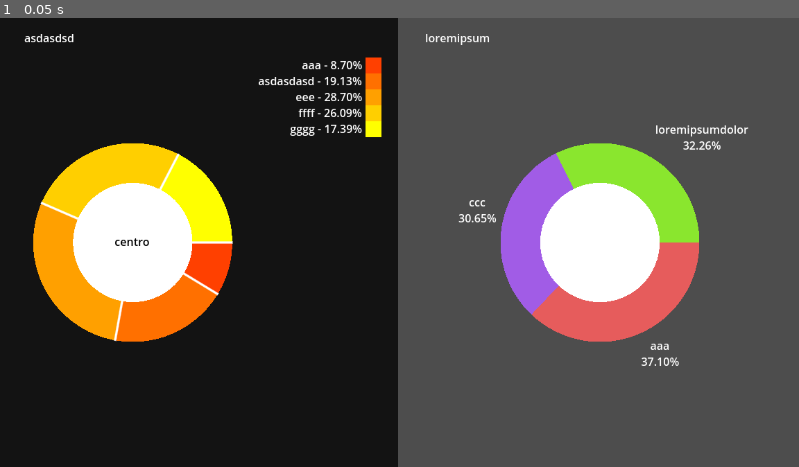
Above: before the commit, frame 1.
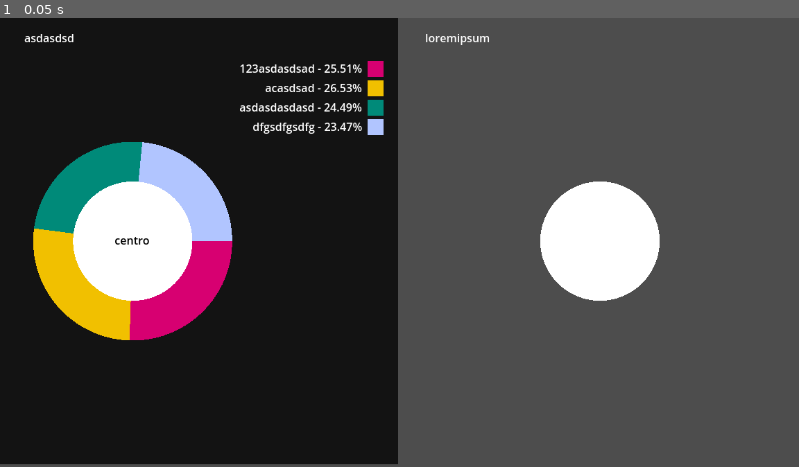
Above: after the commit, the same moment.

Repository: GabrielRMCorrea/Godot-PieChart
Game: Godot game, scene res://main.tscn
Two runs of this game, one before a commit and one after it. Both use one fixed random seed, a clock stepped at 60 frames per second and the inputs below. This scene is started directly instead of the project's main scene.
Inputs:
- Up to frame 1 (0.05 s): no input

The runs differ from the first frame. In frame 1, 13% of the frame differs, in the area x 0-94%, y 8-100%.

Commit message:
FormatingVariables

Diff:
--- a/main.tscn
+++ b/main.tscn
@@ -31,18 +31,16 @@
 layout_mode = 1
 size_flags_horizontal = 3
 size_flags_vertical = 3
-Values = Dictionary[String, float]({
-"aaa": 10.0,
-"asdasdasd": 22.0,
-"eee": 33.0,
-"ffff": 30.0,
-"gggg": 20.0
+Elements = Dictionary[String, float]({
+"123asdasdsad": 25.0,
+"acasdsad": 26.0,
+"asdasdasdasd": 24.0,
+"dfgsdfgsdfg": 23.0
 })
 Title = "asdasdsd"
 LegendStyle = 2
 CenterText = "centro"
-SeparationLines = true
-ColorScale = 2
+ColorScale = 1
 CustomScale = Array[Color]([Color(0, 0, 1, 1), Color(0, 1, 0, 1), Color(1, 0, 0, 1)])
 ScaleGradient = SubResource("Gradient_ig7tw")
 
@@ -50,10 +48,8 @@
 layout_mode = 2
 size_flags_horizontal = 3
 size_flags_vertical = 3
-Values = Dictionary[String, float]({
-"aaa": 23.0,
-"ccc": 19.0,
-"loremipsumdolor": 20.0
-})
 Title = "loremipsum"
 LegendStyle = 1
+
+[node name="Panel" type="Panel" parent="."]
+layout_mode = 2
--- a/pie_chart.gd
+++ b/pie_chart.gd
@@ -2,8 +2,8 @@
 extends Control
 
 enum ColorScaleOptions {
-	HSV,
-	HSL,
+	Preset_1,
+	Preset_2,
 	Gradient_,
 	Custom,
 }
@@ -12,19 +12,24 @@
 	DirectLabel,
 	SeparatedLabel
 }
-@export var Values : Dictionary[String,float]
+@export var Elements : Dictionary[String,float]
 @export var Title : String
 @export var LegendStyle : LegendStyleOptions = LegendStyleOptions.DirectLine
-@export var CenterCircle : bool = true
-@export var CenterText : String
-@export var CenterProportion : float = 60
+@export var DoughnutShape : bool = true
+@export var CenterText : String #if DoughnutShape
+@export var CenterProportion : float = 60 #if DoughnutShape
 @export var SeparationLines : bool = false
-@export var ColorScale : ColorScaleOptions = ColorScaleOptions.HSV
-@export var CustomScale : Array[Color]
-@export var ScaleGradient : Gradient
-@export var TextColor : Color = Color.WHITE
+@export var ColorScale : ColorScaleOptions = ColorScaleOptions.Preset_1
+@export var CustomScale : Array[Color] #if ColorScale = Custom
+@export var ScaleGradient : Gradient #if ColorScale = Gradient
+@export_group("Style Properties")
+@export var TitleTextColor : Color = Color.WHITE
+@export var TitleFontSize : int = 16
+@export var ElementsTextColor : Color = Color.WHITE
+@export var ElementsFontSize : int = 16
 @export var CenterColor : Color = Color.WHITE
 @export var CenterTextColor : Color = Color.BLACK
+@export var CenterTextFontSize : int = 16
 @export var LineColor : Color = Color.WHITE
 
 func draw_circle_arc_poly(center, radius, angle_from, angle_to, color):
@@ -41,17 +46,18 @@
 	var center = Vector2(size.x/(3 if LegendStyle == LegendStyleOptions.SeparatedLabel else 2), size.y/2)
 	var previousAngle : float = 0
 	var counter : int = 0
-	var valuesSize : int =Values.values().filter(func(number): return number > 0).size()
-	var total : float = Values.values().reduce(func sum(accum, number): return accum + number) if Values.values() else 0
+	var valuesSize : int =Elements.values().filter(func(number): return number > 0).size()
+	var total : float = Elements.values().reduce(func sum(accum, number): return accum + number) if Elements.values() else 0
 	var separationLinesParameters : Array
-	for i in Values:
-		if Values[i] > 0.0:
+	for i in Elements:
+		if Elements[i] > 0.0:
 			#chosing color
 			var color : Color
 			match ColorScale :
-				ColorScaleOptions.HSV:
+				ColorScaleOptions.Preset_1:
+					@warning_ignore("integer_division")
 					color =  Color.from_hsv(1.0/(valuesSize+1) * counter/2 if counter%2 == 0 else 1.0/(valuesSize+1) * (valuesSize  - counter/2) ,0.6 if counter%4<2 else 0.8 ,0.9)
-				ColorScaleOptions.HSL:
+				ColorScaleOptions.Preset_2:
 					color = Color.from_ok_hsl(1.0/(valuesSize) * counter ,1,0.8  if counter%2 else 0.5)
 				ColorScaleOptions.Gradient_:
 					color = ScaleGradient.sample(float(counter)/(valuesSize-1))
@@ -59,7 +65,7 @@
 					color = CustomScale[counter%CustomScale.size()]
 			counter += 1
 			#drawing on the screen
-			var percentage: float = Values[i]/(total/100)
+			var percentage: float = Elements[i]/(total/100)
 			var currentAngle:float = 360 * (percentage/100)
 			var angle := deg_to_rad(currentAngle + previousAngle)
 			var mid_angle = angle - deg_to_rad(currentAngle / 2)
@@ -81,25 +87,23 @@
 					labelPosition =   center- label_center + anglePoint *1.05  +offset
 
 				LegendStyleOptions.SeparatedLabel:
-					print(radius/5)
 					labelPosition.x = size.x - label_size.x -(radius/5) - label_size.y
-					labelPosition.y = label_size.y + label_size.y*counter +(radius/5)
-					draw_rect(Rect2(Vector2(size.x -(radius/6) - label_size.y, label_size.y*counter +(radius/5) +5),Vector2.ONE * label_size.y), color )
+					labelPosition.y = label_size.y + (label_size.y +5)*counter +(radius/5)
+					draw_rect(Rect2(Vector2(size.x -(radius/7) - label_size.y, (label_size.y +5)*counter +(radius/5) +5),Vector2.ONE * label_size.y), color )
 
-
-			draw_multiline_string(ThemeDB.fallback_font, labelPosition, text ,HORIZONTAL_ALIGNMENT_RIGHT if LegendStyle == LegendStyleOptions.SeparatedLabel else HORIZONTAL_ALIGNMENT_CENTER, label_size.x,16,-1,TextColor)
+			draw_multiline_string(ThemeDB.fallback_font, labelPosition, text ,HORIZONTAL_ALIGNMENT_RIGHT if LegendStyle == LegendStyleOptions.SeparatedLabel else HORIZONTAL_ALIGNMENT_CENTER, label_size.x,ElementsFontSize,-1,ElementsTextColor)
 			draw_circle_arc_poly( center, radius,previousAngle ,previousAngle + currentAngle , color)
 			separationLinesParameters.append([center, center +Vector2(cos(angle), sin(angle)) * radius, Color.WHITE, 2, true])
 			previousAngle += currentAngle
 
-	draw_multiline_string(ThemeDB.fallback_font, Vector2(35,35), Title)
+	draw_multiline_string(ThemeDB.fallback_font, Vector2(35,35), Title, HORIZONTAL_ALIGNMENT_CENTER,-1,TitleFontSize,-1,TitleTextColor)
 
 	if SeparationLines:
 		for i in separationLinesParameters:
 			draw_line.callv(i)
 
-	if CenterCircle:
+	if DoughnutShape:
 		draw_circle(center, radius*CenterProportion/100.0, CenterColor)
 		var label_size = ThemeDB.fallback_font.get_multiline_string_size(Title)
 		var font = ThemeDB.fallback_font
-		draw_multiline_string(font, center - Vector2(label_size.x/2, -label_size.y/4), CenterText ,HORIZONTAL_ALIGNMENT_CENTER, label_size.x,16,-1, CenterTextColor)
+		draw_multiline_string(font, center - Vector2(label_size.x/2, -label_size.y/4), CenterText ,HORIZONTAL_ALIGNMENT_CENTER, label_size.x,CenterTextFontSize,-1, CenterTextColor)
